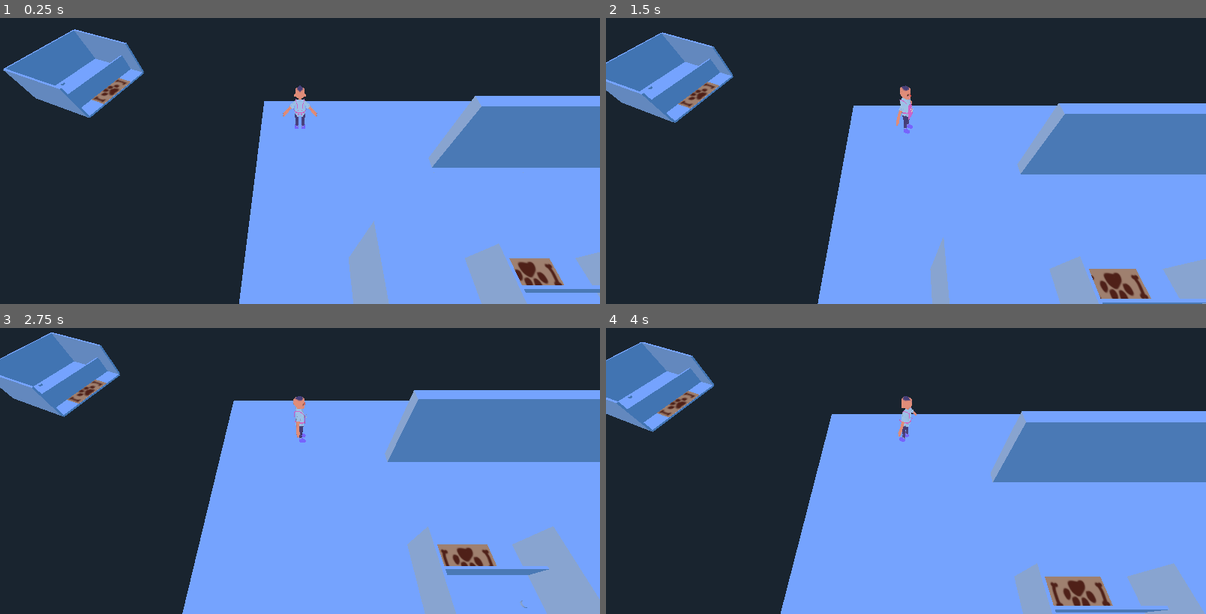
Above: before the commit, frames 1-4 (two rows, left to right).
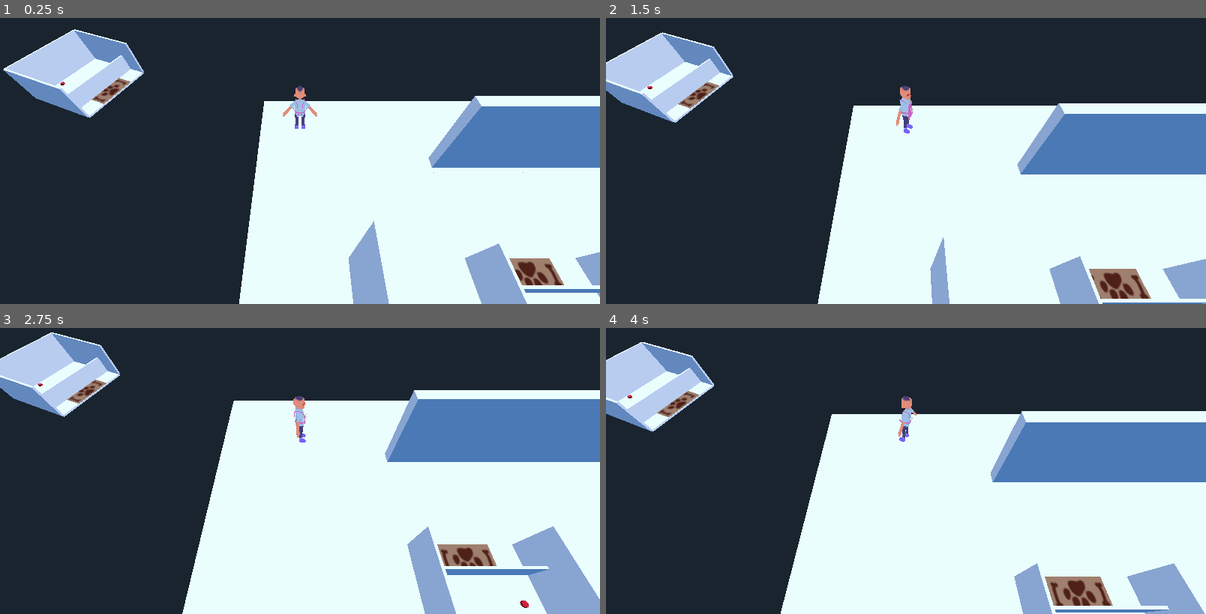
Above: after the commit, the same moments.

Repository: DevinPentecost/ld42
Game: Godot game, scene res://test_scenes/CharacterTest.tscn
The game is run twice, just before and just after one commit, with the same random seed, the same clock (stepped at 60 frames per second) and the same inputs. The project has no main scene, so this scene is started directly.
Inputs (mouse positions are in pixels of both pictures, inside the frame that each line leads up to):
- Up to frame 1 (0.25 s): no input
- Up to frame 2 (1.5 s): tap Enter at 0.5 s; move the mouse to (1038, 112) at 0.52 s; hold D (player_move_right) 0.53-1.28 s; tap Space (player_action) at 0.6, 1.35 s; click (1038, 112) at 0.67 s; move the mouse to (786, 146) at 1.27 s; hold S (player_move_down) from 1.28 s (still down)
- Up to frame 3 (2.75 s): move the mouse to (360, 362) at 2.02 s; release S (player_move_down) at 2.03 s; hold D (player_move_right) from 2.03 s (still down); tap Space (player_action) at 2.1 s
- Up to frame 4 (4 s): move the mouse to (876, 508) at 2.77 s; release D (player_move_right) at 2.78 s; hold W (player_move_up) 2.78-3.53 s; tap Space (player_action) at 2.85, 3.6 s; click (876, 508) at 2.92 s; move the mouse to (1086, 491) at 3.52 s; hold A (player_move_left) from 3.53 s (still down)

The runs differ from the first frame. In frame 1, 35% of the frame differs, in the area x 0-100%, y 3-100%; in frame 2, 37%; in frame 3, 40%, in the area x 0-100%, y 1-100%; in frame 4, 39%.

Commit message:
Bowl better, also random every game

Diff:
--- a/project/objects/game/GameController.gd
+++ b/project/objects/game/GameController.gd
@@ -26,6 +26,9 @@
 func _ready():
 	# Called when the node is added to the scene for the first time.
 	# Initialization here
+
+	#Randomize RNG
+	randomize()
 
 	#Get all the kennels
 	_initialize_kennels()
--- a/project/objects/kennel/Bowl.tscn
+++ b/project/objects/kennel/Bowl.tscn
@@ -9,7 +9,59 @@
 radial_segments = 64
 rings = 4
 
-[node name="Bowl" type="MeshInstance" index="0"]
+[sub_resource type="SpatialMaterial" id=2]
+
+render_priority = 0
+flags_transparent = false
+flags_unshaded = false
+flags_vertex_lighting = false
+flags_no_depth_test = false
+flags_use_point_size = false
+flags_world_triplanar = false
+flags_fixed_size = false
+flags_albedo_tex_force_srgb = false
+vertex_color_use_as_albedo = false
+vertex_color_is_srgb = false
+params_diffuse_mode = 0
+params_specular_mode = 0
+params_blend_mode = 0
+params_cull_mode = 0
+params_depth_draw_mode = 0
+params_line_width = 1.0
+params_point_size = 1.0
+params_billboard_mode = 0
+params_grow = false
+params_use_alpha_scissor = false
+albedo_color = Color( 0.90625, 0.0708008, 0.0708008, 1 )
+metallic = 0.0
+metallic_specular = 0.5
+metallic_texture_channel = 0
+roughness = 0.0
+roughness_texture_channel = 0
+emission_enabled = false
+normal_enabled = false
+rim_enabled = false
+clearcoat_enabled = false
+anisotropy_enabled = false
+ao_enabled = false
+depth_enabled = false
+subsurf_scatter_enabled = false
+transmission_enabled = false
+refraction_enabled = false
+detail_enabled = false
+uv1_scale = Vector3( 1, 1, 1 )
+uv1_offset = Vector3( 0, 0, 0 )
+uv1_triplanar = false
+uv1_triplanar_sharpness = 1.0
+uv2_scale = Vector3( 1, 1, 1 )
+uv2_offset = Vector3( 0, 0, 0 )
+uv2_triplanar = false
+uv2_triplanar_sharpness = 1.0
+proximity_fade_enable = false
+distance_fade_enable = false
+_sections_unfolded = [ "Albedo", "Flags", "Parameters", "Vertex Color" ]
+
+[node name="Bowl" type="MeshInstance"]
 
 transform = Transform( 1, 0, 0, 0, 1, 0, 0, 0, 1, 0, 0.05, 0 )
 layers = 1
@@ -23,5 +75,5 @@
 lod_max_hysteresis = 0.0
 mesh = SubResource( 1 )
 skeleton = NodePath("..")
-material/0 = null
-_sections_unfolded = [ "Transform" ]
+material/0 = SubResource( 2 )
+_sections_unfolded = [ "Transform", "material" ]
--- a/project/objects/kennel/Kennel.tscn
+++ b/project/objects/kennel/Kennel.tscn
@@ -202,7 +202,7 @@
 transform = Transform( 1, 0, 0, 0, 1, 0, 0, 0, 1, -0.5, 0, -0.25 )
 script = ExtResource( 5 )
 _sections_unfolded = [ "Transform" ]
-area = Vector2( 1.75, 1.75 )
+area = Vector2( 1.25, 1.75 )
 
 [node name="Sprite3D" type="Sprite3D" parent="." index="5"]
 
--- a/project/test_scenes/CharacterTest.tscn
+++ b/project/test_scenes/CharacterTest.tscn
@@ -20,3 +20,31 @@
 
 transform = Transform( -0.362216, 0, -0.932094, 0, 1, 0, 0.932094, 0, -0.362216, 3.4102, 0, -12.3718 )
 _sections_unfolded = [ "Transform" ]
+
+[node name="DirectionalLight" type="DirectionalLight" parent="." index="5"]
+
+transform = Transform( 0.819152, -0.368688, 0.439385, 0, 0.766044, 0.642788, -0.573577, -0.526541, 0.627507, 0, 0, 0 )
+layers = 1
+light_color = Color( 1, 1, 1, 1 )
+light_energy = 1.0
+light_indirect_energy = 1.0
+light_negative = false
+light_specular = 0.5
+light_bake_mode = 1
+light_cull_mask = -1
+shadow_enabled = false
+shadow_color = Color( 0, 0, 0, 1 )
+shadow_bias = 0.1
+shadow_contact = 0.0
+shadow_reverse_cull_face = false
+editor_only = false
+directional_shadow_mode = 2
+directional_shadow_split_1 = 0.1
+directional_shadow_split_2 = 0.2
+directional_shadow_split_3 = 0.5
+directional_shadow_blend_splits = false
+directional_shadow_normal_bias = 0.8
+directional_shadow_bias_split_scale = 0.25
+directional_shadow_depth_range = 0
+directional_shadow_max_distance = 200.0
+_sections_unfolded = [ "Transform" ]
Not shown: 1 places in project/objects/kennel/Bowl.tscn that only renumber resources
